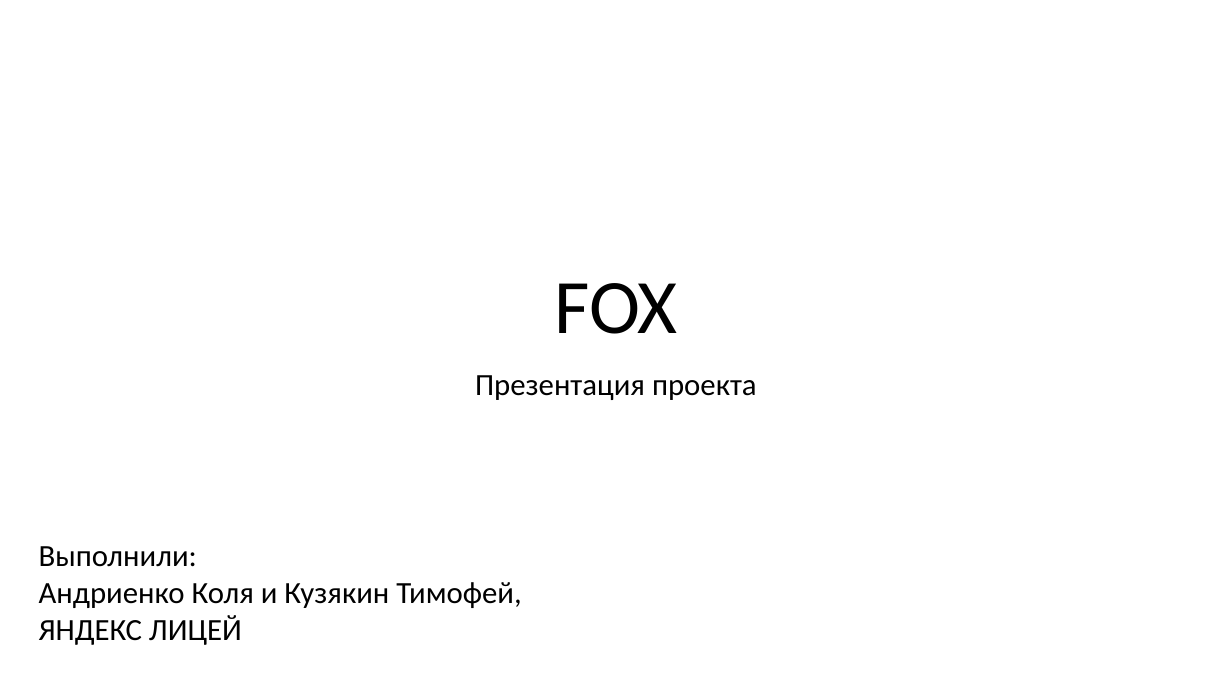
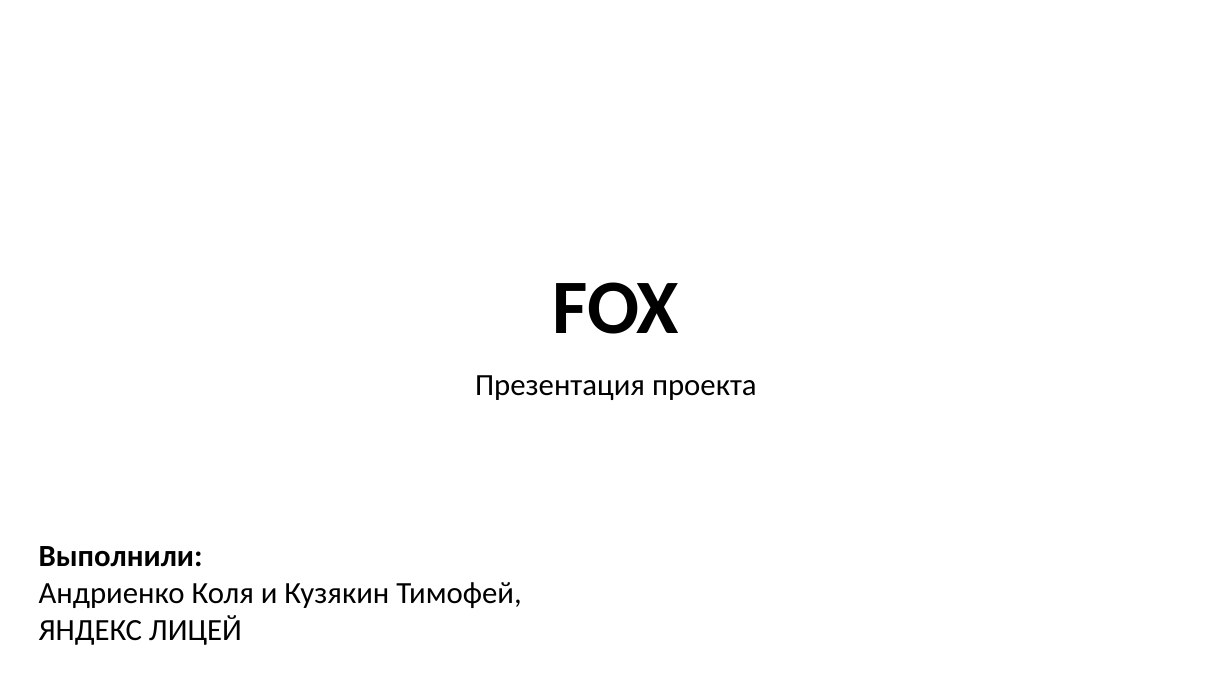
Before and after one commit to truwsfff/FOX, a slide deck: slide 1 of documents/Презентация FOX.pptx. Drawn at 1232x693 pixels with LibreOffice and Linux fonts; fonts in the diff are those of the drawing. Boxes give left, top, right and bottom in pixels: in the first picture for what was removed or moved away, otherwise in the second. Text is boxed around its words. In the diff, an @@ line names an element or a change of style, - is before the commit and + after.

```diff
--- a/documents/Презентация FOX.pptx
+++ b/documents/Презентация FOX.pptx
@@ title "FOX" at bbox=[553, 282, 680, 334]: bold on @@
@@ text at bbox=[39, 546, 203, 567]: bold on in "Выполнили:" @@
```
Also in this commit, not shown: 8 other slides changed.
